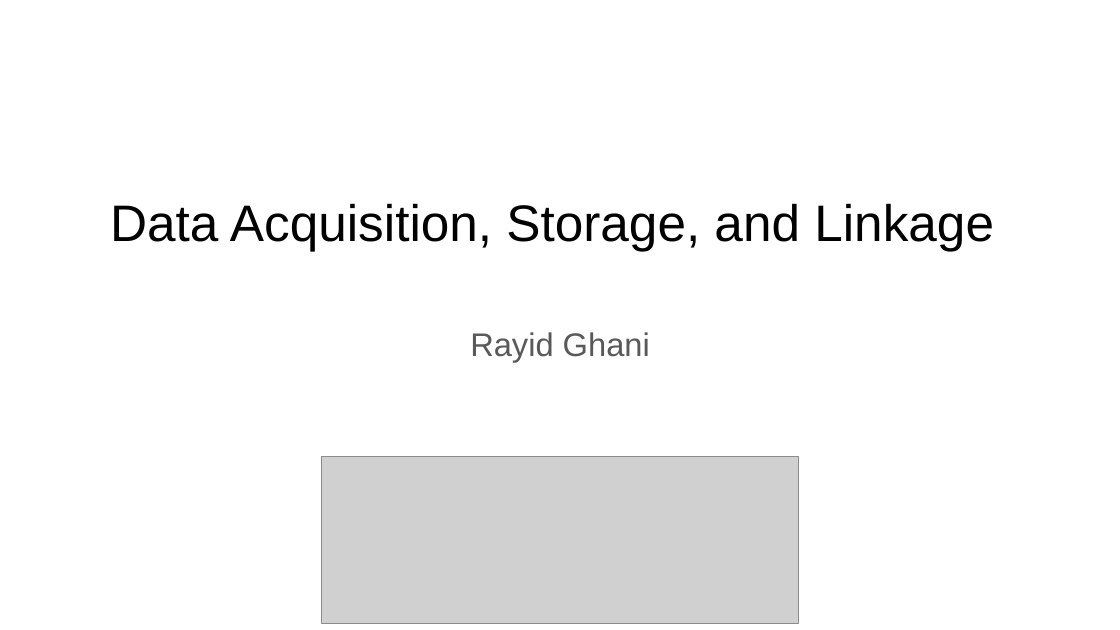
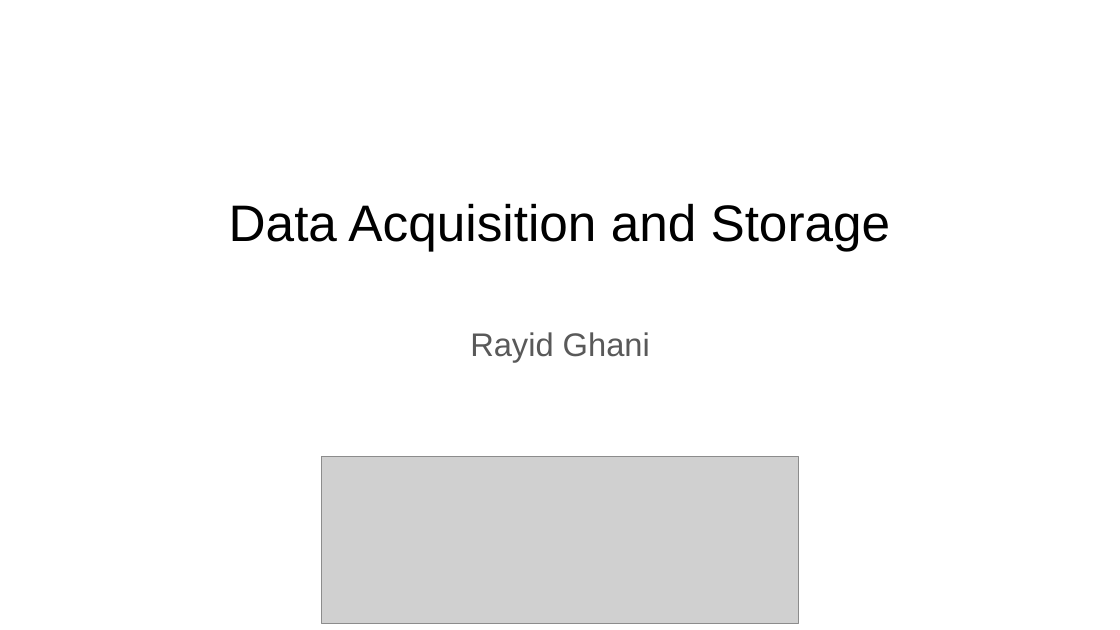
Before and after one commit to dssg/mlforpublicpolicylab, a slide deck: slide 1 of Lectures/04-data.pptx. Drawn at 1120x630 pixels with LibreOffice and Linux fonts; fonts in the diff are those of the drawing; grey boxes stand for pictures. Boxes give left, top, right and bottom in pixels: in the first picture for what was removed or moved away, otherwise in the second. Text is boxed around its words. In the diff, an @@ line names an element or a change of style, - is before the commit and + after.

```diff
--- a/Lectures/04-data.pptx
+++ b/Lectures/04-data.pptx
@@ text at (229, 203, 891, 251): text changed @@
-Data Acquisition, Storage, and Linkage
+Data Acquisition and Storage
```
Also in this commit, not shown: 12 slides removed, 2 other files.
